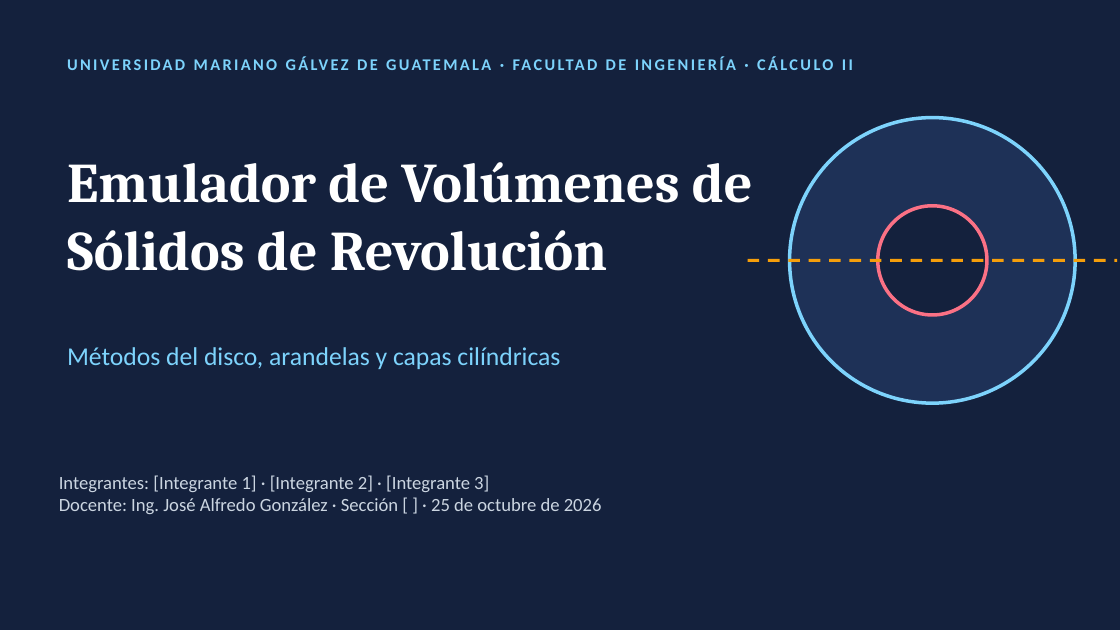
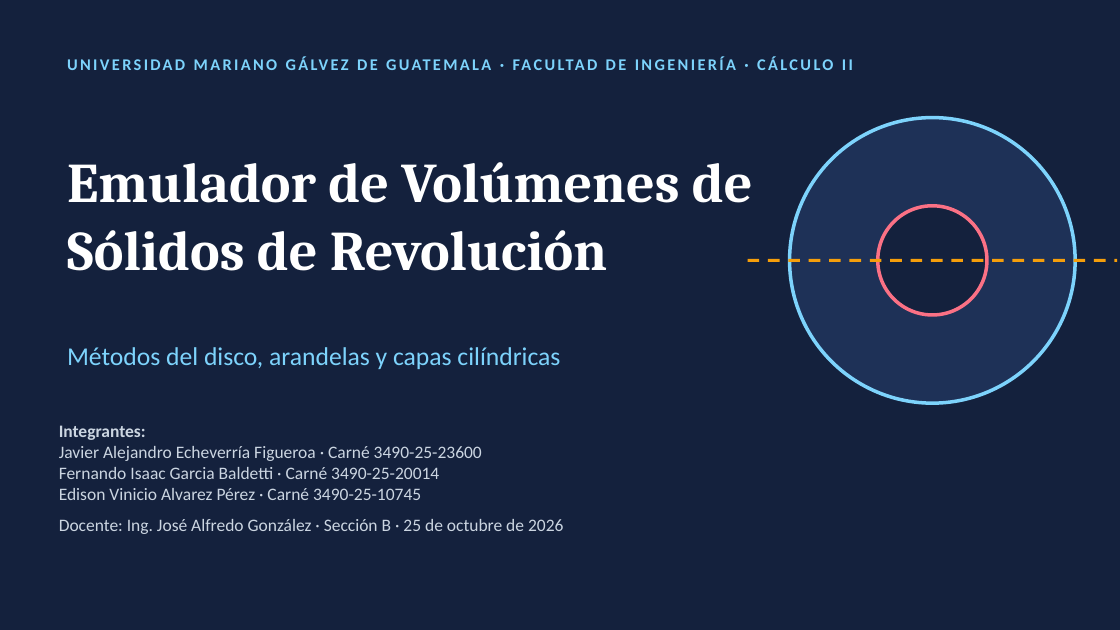
Before and after one commit to jecheverriaf-pixel/proyecto-calculo, a slide deck: slide 1 of entregables/Presentacion_Proyecto_Calculo_II.pptx. Drawn at 1120x630 pixels with LibreOffice and Linux fonts; fonts in the diff are those of the drawing. Boxes give left, top, right and bottom in pixels: in the first picture for what was removed or moved away, otherwise in the second. Text is boxed around its words. In the diff, an @@ line names an element or a change of style, - is before the commit and + after.

```diff
--- a/entregables/Presentacion_Proyecto_Calculo_II.pptx
+++ b/entregables/Presentacion_Proyecto_Calculo_II.pptx
@@ text at [59,425,563,534]: text changed; size 16 to 15 pt @@
-Integrantes: [Integrante 1] · [Integrante 2] · [Integrante 3]
-Docente: Ing. José Alfredo González · Sección [ ] · 25 de octubre de 2026
+Integrantes:
+Javier Alejandro Echeverría Figueroa · Carné 3490-25-23600
+Fernando Isaac Garcia Baldetti · Carné 3490-25-20014
+Edison Vinicio Alvarez Pérez · Carné 3490-25-10745
+Docente: Ing. José Alfredo González · Sección B · 25 de octubre de 2026
```
Also in this commit, not shown: 23 other files.
